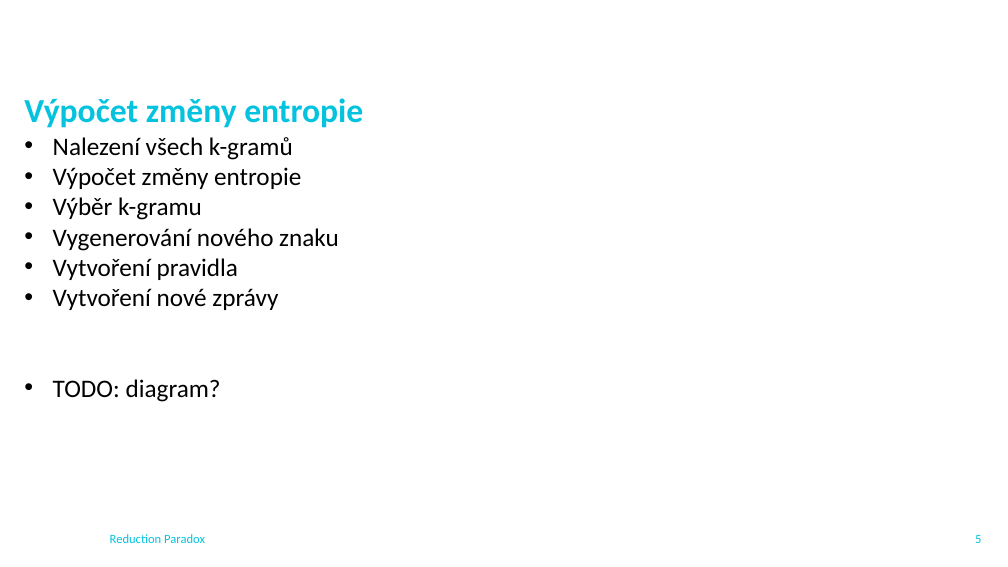
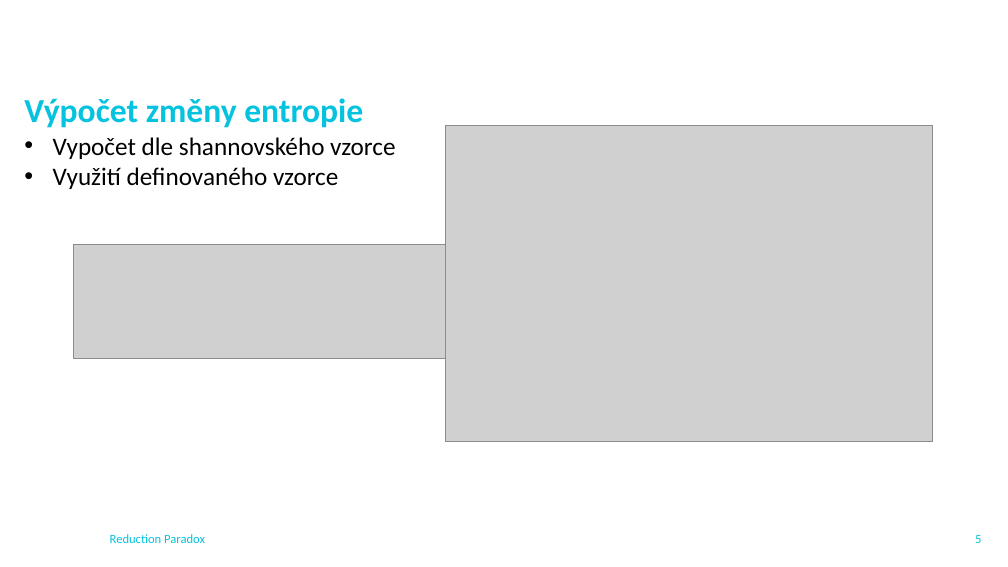
Before and after one commit to pro0255/AKS, a slide deck: slide 6 of project_presentation/pro0255.pptx. Drawn at 1008x567 pixels with LibreOffice and Linux fonts; fonts in the diff are those of the drawing; grey boxes stand for pictures; background and template pictures are left out. Boxes give left, top, right and bottom in pixels: in the first picture for what was removed or moved away, otherwise in the second. Text is boxed around its words. In the diff, an @@ line names an element or a change of style, - is before the commit and + after.

```diff
--- a/project_presentation/pro0255.pptx
+++ b/project_presentation/pro0255.pptx
@@ text at <box>53,137,395,189</box>: text changed @@
-• Nalezení všech k-gramů
-• Výpočet změny entropie
-• Výběr k-gramu
-• Vygenerování nového znaku
-• Vytvoření pravidla
-• Vytvoření nové zprávy
-• TODO: diagram?
+• Vypočet dle shannovského vzorce
+• Využití definovaného vzorce
@@ picture added at <box>445,126,932,442</box> @@
@@ picture added at <box>73,244,445,358</box> @@
```
Also in this commit, not shown: 11 other slides changed, 1 slide added, 1 slide removed, 13 other files.
